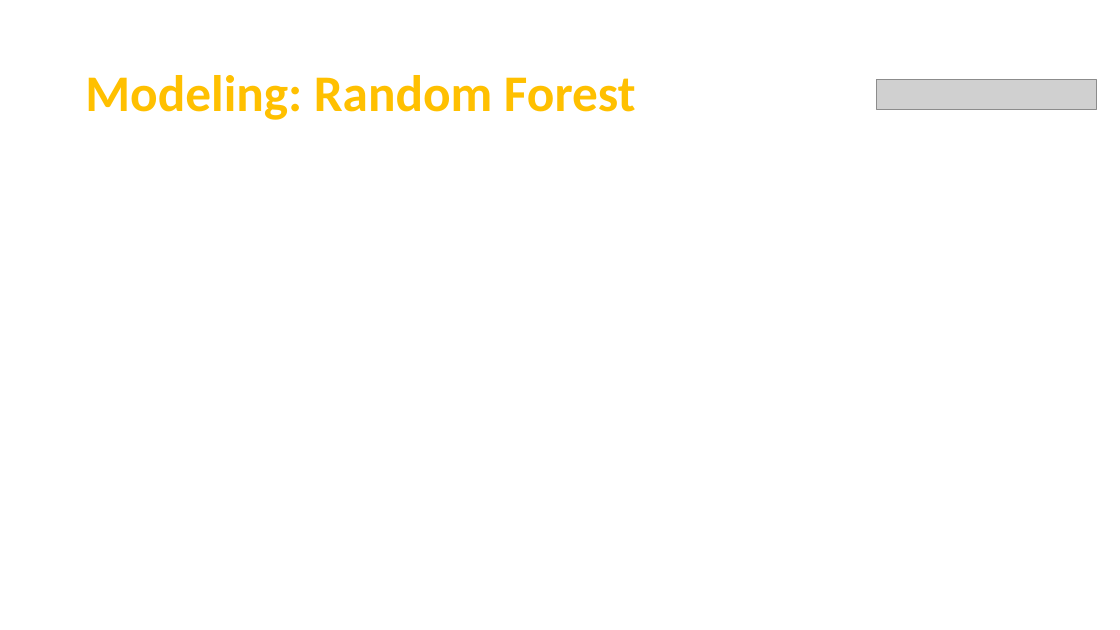
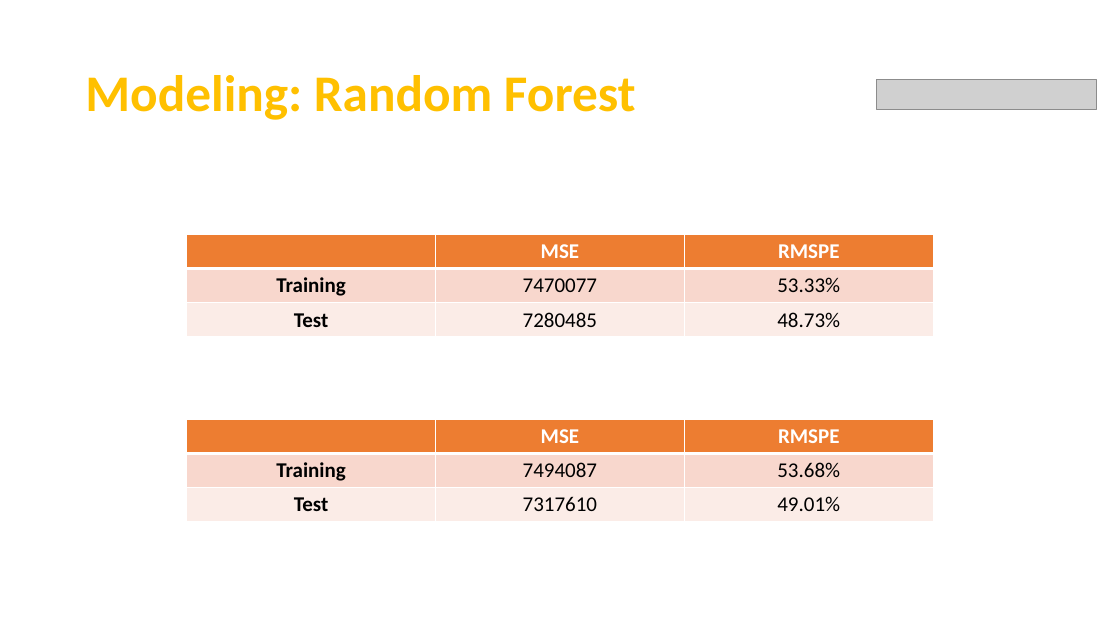
Before and after one commit to Team7-MSBA/Machine-Learning-Final-Project, a slide deck: slide 10 of FinalPresentation.pptx (slide 9 before the commit). Drawn at 1120x630 pixels with LibreOffice and Linux fonts; fonts in the diff are those of the drawing; grey boxes stand for pictures. Boxes give left, top, right and bottom in pixels: in the first picture for what was removed or moved away, otherwise in the second. Text is boxed around its words. In the diff, an @@ line names an element or a change of style, - is before the commit and + after.

```diff
--- a/FinalPresentation.pptx
+++ b/FinalPresentation.pptx
@@ table added at [187,234,933,337], 3 rows, 3 columns @@
+ | MSE | RMSPE
+Training | 7470077 | 53.33%
+Test | 7280485 | 48.73%
@@ table added at [187,419,933,522], 3 rows, 3 columns @@
+ | MSE | RMSPE
+Training | 7494087 | 53.68%
+Test | 7317610 | 49.01%
```
Also in this commit, not shown: 9 other slides changed, 5 slides added, 1 slide removed.
